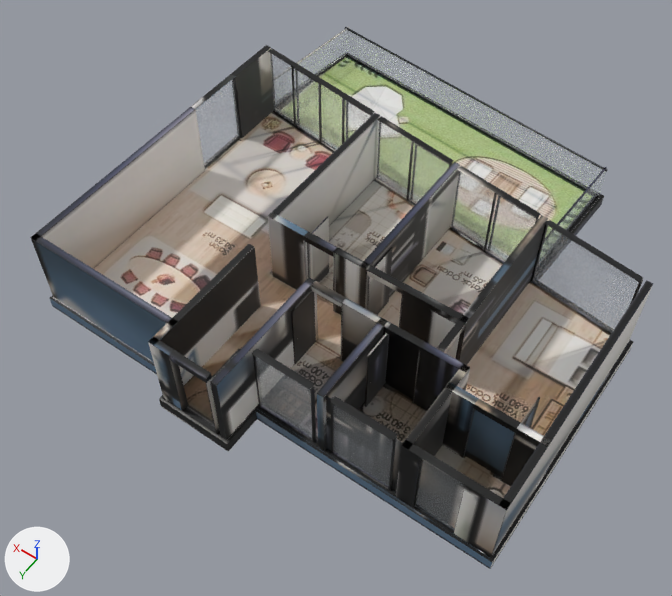
The glTF model akasya-3d/koru-11/model.glb as it was, and as the next commit left it.
Rendered twice from a 50 mm camera at (-8.11, 13.63, 18.67) aimed at (0.38, 1.75, 0.0). The axes (+X, +Y, +Z) are drawn at lower left. The lights are the same throughout. The first picture is the older version. Where no turn or scale is listed for an object, it has been applied to the vertices. Vertices at exactly the same position are counted once.
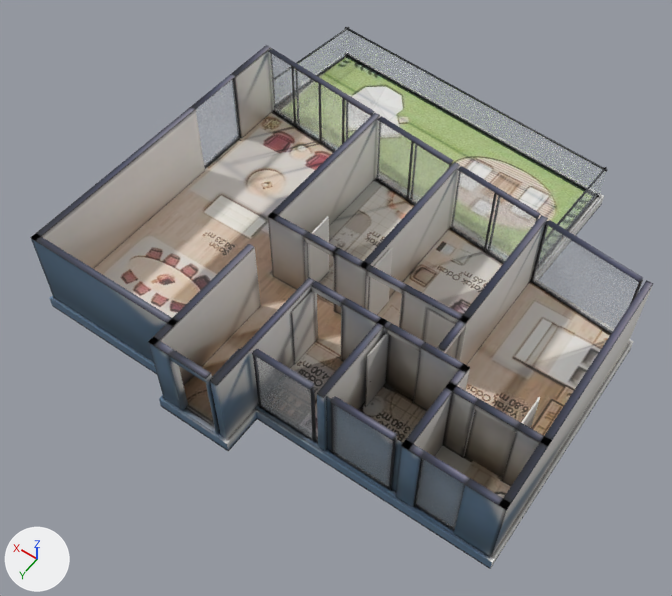
Boxes (x1, y1, x2, y2) around the edits, measured in the pictures (672 x 596 px):
'Mesh_0', surface changed (lighter): (30, 27, 653, 566) in both
part 1 of me_mesh_0, deleted (mostly hidden): before (50, 194, 633, 512)
part 2 of me_mesh_0, surface changed: (148, 27, 653, 557) in both

The change, as a list of edits to the scene's bpy script:
```text
Change mat_baked:
    where n3 = _N.new('ShaderNodeMapping'); n3.name = 'Mapping'
    n3.inputs[1].default_value: (0.00112, -14.97, 0.0) -> (0.00124, -14.97, 0.0)  # 'Location'
Change me_mesh_0:
    used by ob_mesh_0; location = (-6.35, 6.59, -0.36)
    remove me_mesh_0.from_pydata(...)  # 2683 vertices, 4906 faces; spans x 0.0..12.69, y -13.2..0.0, z 0.0..2.62
    add me_mesh_0.from_pydata(...)  # 2208 vertices, 3956 faces; spans x 0.0..12.69, y -13.2..0.0, z 0.0..2.62
    me_mesh_0 part 1: 475 vertices removed from x 0.02..12.53, y -9.64..-0.62, z 0.0..0.35
    me_mesh_0 part 2: 1670 kept faces spanning x 0.0..12.69, y -13.2..0.0, z 0.0..2.62 get new texture (UV) coordinates
```
